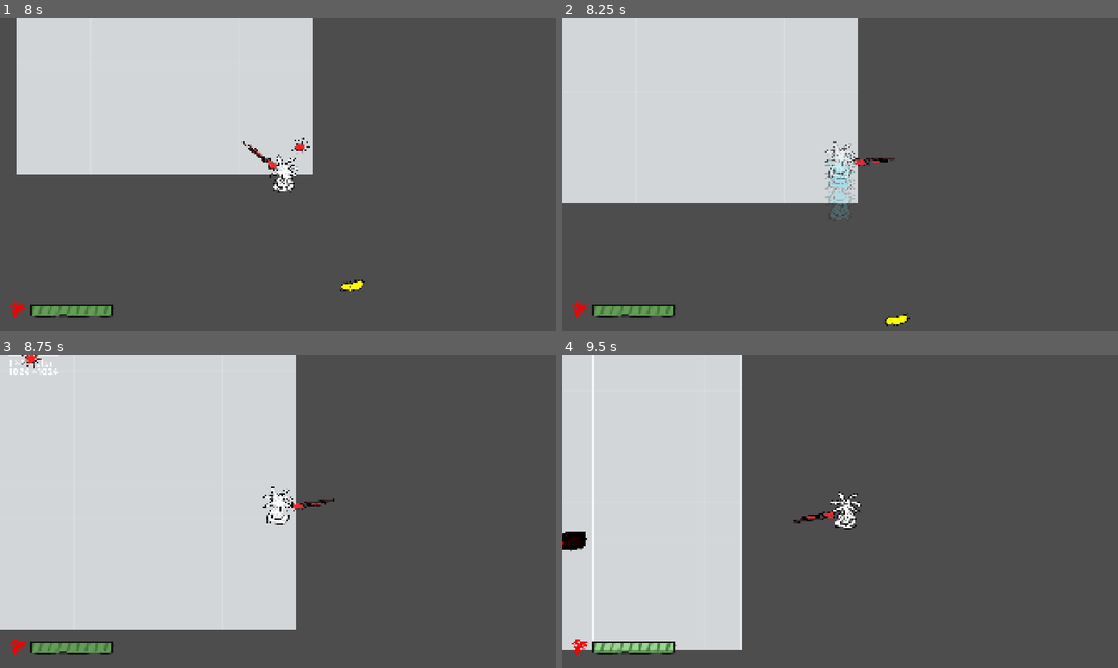
Above: before the commit, frames 1-4 (two rows, left to right).
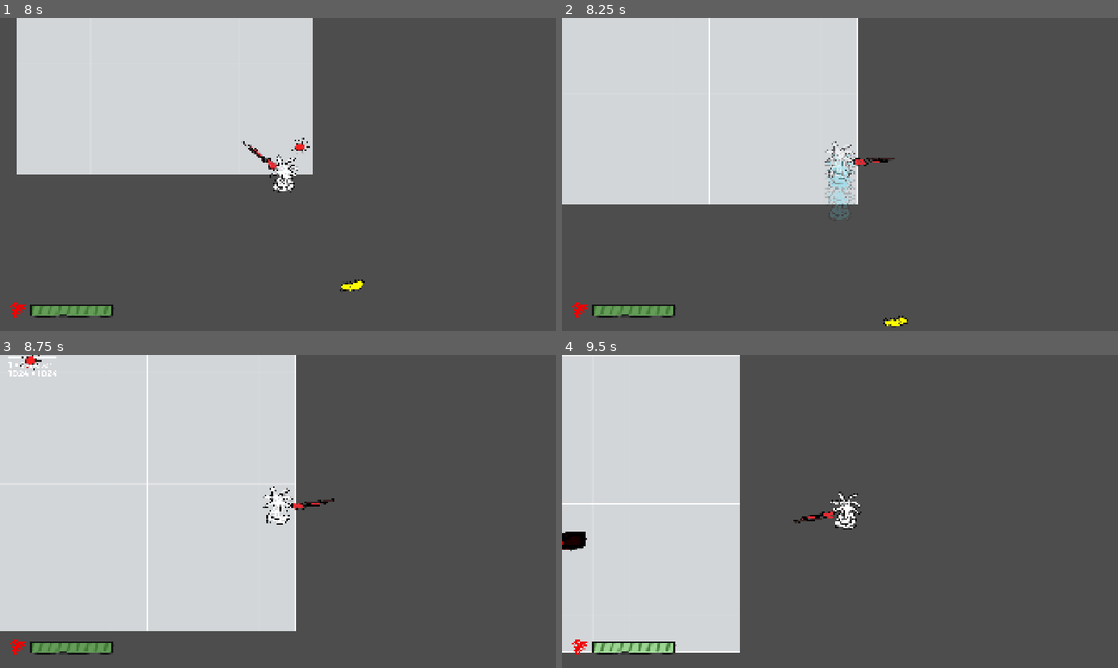
Above: after the commit, the same moments.

Repository: qwontie/kogni-game-jam-2026
Game: Godot game, scene res://scenes/MainMenu.tscn
Two runs of this game, one before a commit and one after it. Both use one fixed random seed, a clock stepped at 60 frames per second and the inputs below.
Inputs (mouse positions are in pixels of both pictures, inside the frame that each line leads up to):
- Up to frame 1 (8 s): click "PLAY" at 0.5 s; click "PLAY" at 1.25 s; tap Enter (ui_accept) at 2, 2.27, 3.02, 4.52, 5.27, 6.02, 7.52 s; move the mouse to (400, 158) at 2.02 s; hold D (ui_right) 2.03-2.78 s; tap Space (dash) at 2.1, 3.05, 3.6, 4.55, 5.1, 6.05, 6.6, 7.55 s; move the mouse to (166, 190) at 2.77 s; hold S (ui_down) 2.78-3.53 s; click (166, 190) at 2.85 s; move the mouse to (333, 105) at 3.52 s; hold D (ui_right) 3.53-4.28 s; move the mouse to (250, 237) at 4.27 s; hold W (ui_up) 4.28-5.03 s; tap Shift (sprint) at 4.35, 7.35 s; move the mouse to (444, 221) at 5.02 s; hold A (ui_left) 5.03-6.53 s; move the mouse to (111, 127) at 5.77 s; click (111, 127) at 5.85 s; move the mouse to (305, 174) at 6.52 s; hold S (ui_down) 6.53-7.28 s; move the mouse to (194, 96) at 7.27 s; hold D (ui_right) from 7.28 s (still down)
- Up to frame 2 (8.25 s): move the mouse to (962, 158) at 8.02 s; release D (ui_right) at 8.03 s; hold W (ui_up) from 8.03 s (still down); tap Space (dash) at 8.1 s
- Up to frame 3 (8.75 s): keep holding W (ui_up); tap Enter (ui_accept) at 8.27 s
- Up to frame 4 (9.5 s): move the mouse to (728, 527) at 8.77 s; release W (ui_up) at 8.78 s; hold D (ui_right) from 8.78 s (still down); click (728, 527) at 8.85 s; tap Enter (ui_accept) at 9.02 s; tap Space (dash) at 9.05 s

Frame 1 is identical in both runs. In frame 2, 0.8% of the frame differs, in the area x 0-63%, y 0-99%; in frame 3, 1.1%; in frame 4, 1.4%, in the area x 0-54%, y 0-96%.

Commit message:
Heal players on healer overlap before collision pushes
- Trigger healer contact heal as soon as the enemy overlaps the player
- Prevent healer movement from sliding the player around during contact

Diff:
--- a/scripts/enemy.gd
+++ b/scripts/enemy.gd
@@ -48,6 +48,12 @@
 		_update_attached(delta)
 		return
 
+	# Healers should never physically push the player around. Trigger the heal
+	# the moment we overlap, regardless of which body is moving — otherwise the
+	# player slides along the healer's collision and the controls feel off.
+	if is_healer and _try_heal_player_on_overlap():
+		return
+
 	var peaceful := is_healer or GameState.is_peace
 	if not peaceful and _can_see_player():
 		var direction = global_position.direction_to(player.global_position)
@@ -143,6 +149,17 @@
 	if dash_direction.normalized().dot(attach_side_direction) > detach_opposite_dot:
 		return false
 	_detach()
+	return true
+
+func _try_heal_player_on_overlap() -> bool:
+	if player == null or not is_instance_valid(player):
+		return false
+	# Player radius ~62, enemy radius ~34 → contact at ~96. Small buffer so the
+	# heal fires just before the collision shapes start sliding against each other.
+	if global_position.distance_to(player.global_position) > 100.0:
+		return false
+	GameState.heal_player(GameState.heal_amount)
+	queue_free()
 	return true
 
 func _on_contact() -> void:
